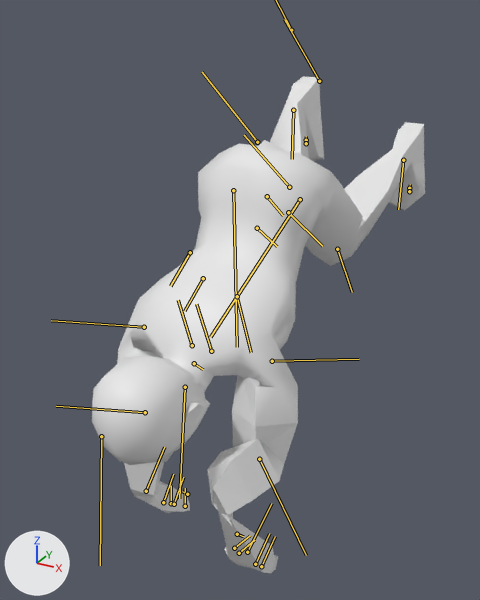
The FBX model Contents/mods/The Last of Us Infected/media/anims_X/Zombie/clickerStart.fbx: old version first, new version second.
Camera for both pictures: a 50 mm lens placed at (0.433, -1.356, 0.18), pointed at (-0.029, -0.517, -0.239). The axes (+X, +Y, +Z) are drawn at lower left. The lights are the same throughout. Both versions are drawn at frame 1 of the action 'Bip01|Translation_DataAction'; the numbers are the values there. The bones that bend it are drawn over the model as lines.

Names of what the first picture shows: 'Body_NoDress'.
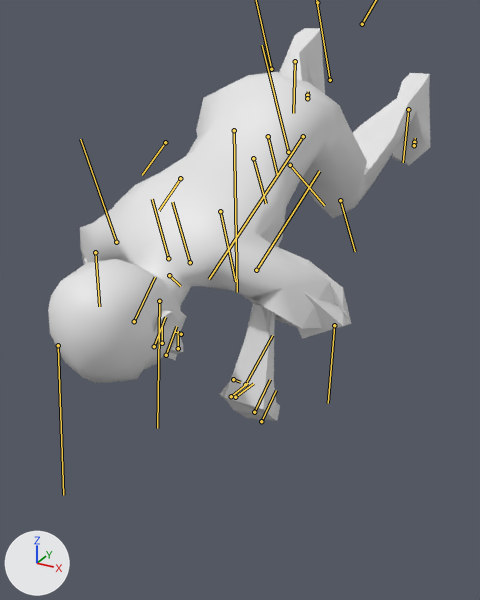
Boxes [x1, y1, x2, y2] around the edits, measured in the pictures (480 x 600 px):
'Body_NoDress', posed (15% wider, 21% shorter): before [92, 77, 425, 573]; after [48, 28, 430, 421]
bone 'Bip01_Pelvis', root to tip: before (267, 196) to (283, 215); after (268, 136) to (277, 176)
bone 'Bip01_L_Thigh', root to tip: before (300, 199) to (210, 337); after (303, 136) to (209, 279)
bone 'Bip01_R_Thigh', root to tip: before (233, 190) to (237, 347); after (234, 130) to (237, 292)
bone 'Bip01_Spine1', root to tip: before (237, 296) to (251, 352); after (220, 211) to (235, 281)
bone 'Bip01_Head', root to tip: before (185, 387) to (179, 498); after (159, 301) to (157, 428)
bone 'Bip01_L_UpperArm', root to tip: before (272, 361) to (359, 359); after (256, 270) to (319, 171)
bone 'Bip01_L_Forearm', root to tip: before (259, 459) to (306, 555); after (334, 325) to (328, 403)
bone 'Bip01_L_Hand', root to tip: before (247, 552) to (271, 503); after (245, 384) to (272, 335)
bone 'Bip01_R_UpperArm', root to tip: before (144, 327) to (51, 320); after (116, 242) to (80, 139)
bone 'Bip01_R_Forearm', root to tip: before (145, 412) to (56, 406); after (95, 252) to (99, 306)
bone 'Bip01_R_Hand', root to tip: before (146, 491) to (164, 447); after (134, 321) to (155, 277)

The edits, one by one:
Object 'Bip01' (bone_rig_object) moves from (0.0, -8.803, 0.0) to (0.0, 0.0, 0.0).
Bone 'Bip01_Pelvis' (bone_bip01_pelvis) turns from (0, 0, 53) to (0, 0, 27) degrees about its own x, y and z.
Bone 'Bip01_L_Thigh' (bone_bip01_l_thigh) turns from (12, -2, 97) to (12, -5, 72) degrees about its own x, y and z.
Bone 'Bip01_R_Thigh' (bone_bip01_r_thigh) turns from (-7, -1, 84) to (-8, 2, 59) degrees about its own x, y and z.
Bone 'Bip01_Spine1' (bone_bip01_spine1) turns from (0, 0, -26) to (0, 0, -3) degrees about its own x, y and z.
Bone 'Bip01_Head' (bone_bip01_head) turns from (0, 0, -41) to (0, 0, -37) degrees about its own x, y and z.
Bone 'Bip01_L_UpperArm' (bone_bip01_l_upperarm) turns from (-34, -50, -109) to (-57, -2, -63) degrees about its own x, y and z.
Bone 'Bip01_L_Forearm' (bone_bip01_l_forearm) turns from (37, -38, -79) to (50, 5, 178) degrees about its own x, y and z.
Bone 'Bip01_L_Hand' (bone_bip01_l_hand) moves from (-10.4, 11.0, 12.1) to (-6.9, 11.9, 9.6).
Bone 'Bip01_L_Hand' (bone_bip01_l_hand) turns from (-32, -31, 131) to (-64, 18, 136) degrees about its own x, y and z.
Bone 'Bip01_R_UpperArm' (bone_bip01_r_upperarm) turns from (-42, 42, -108) to (30, -1, -44) degrees about its own x, y and z.
Bone 'Bip01_R_Forearm' (bone_bip01_r_forearm) turns from (0, 0, 11) to (0, 0, -115) degrees about its own x, y and z.
Bone 'Bip01_R_Hand' (bone_bip01_r_hand) turns from (13, -16, 32) to (29, 66, 57) degrees about its own x, y and z.
